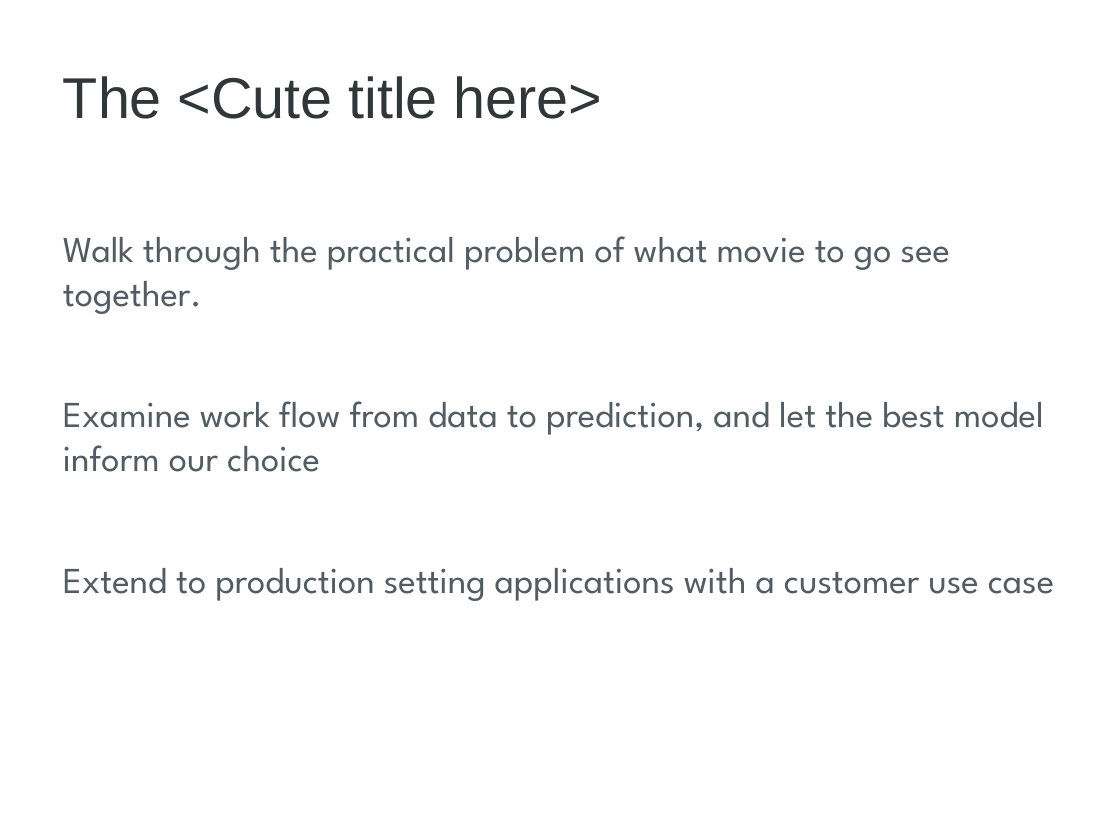
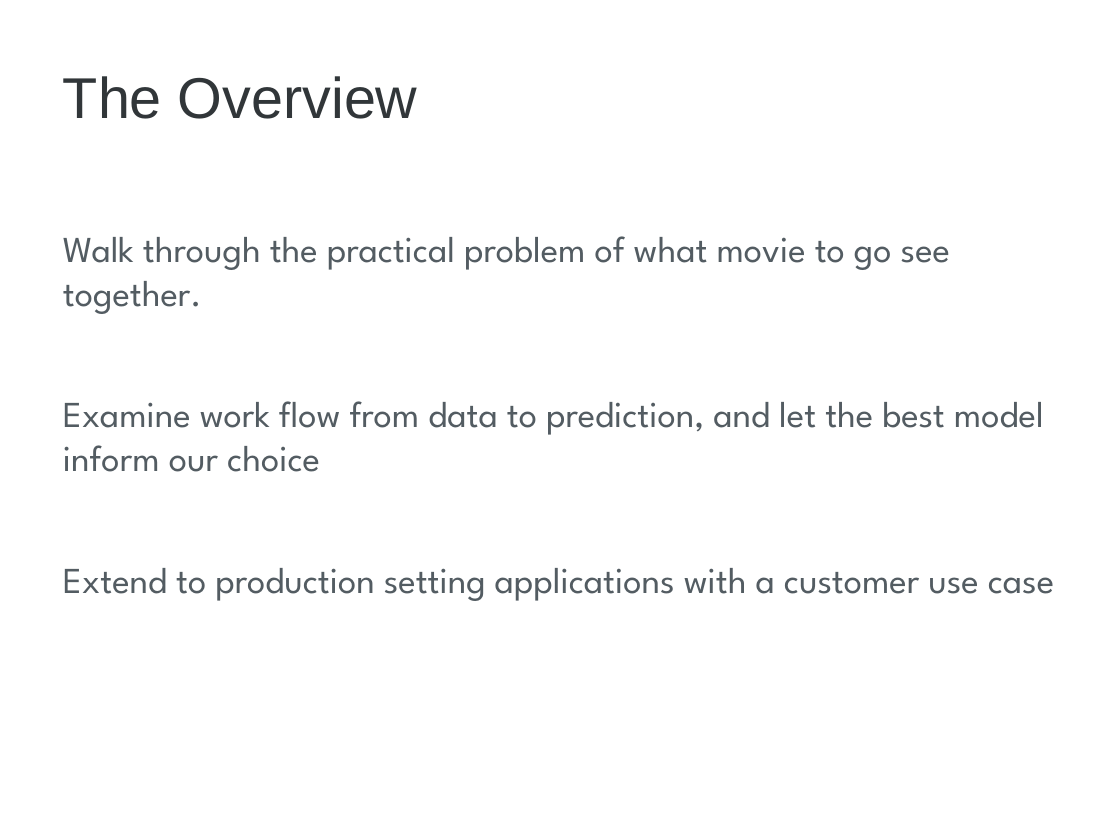
Before and after one commit to h2oai/h2o-2, a slide deck: slide 4 of R/examples/MLdemo/MLPre-demo.pptx. Drawn at 1120x840 pixels with LibreOffice and Linux fonts; fonts in the diff are those of the drawing; background and template pictures are left out. Boxes give left, top, right and bottom in pixels: in the first picture for what was removed or moved away, otherwise in the second. Text is boxed around its words. In the diff, an @@ line names an element or a change of style, - is before the commit and + after.

```diff
--- a/R/examples/MLdemo/MLPre-demo.pptx
+++ b/R/examples/MLdemo/MLPre-demo.pptx
@@ title at (63,76,418,119): text changed @@
-The <Cute title here>
+The Overview
```
Also in this commit, not shown: 6 other slides changed, 3 slides added.
